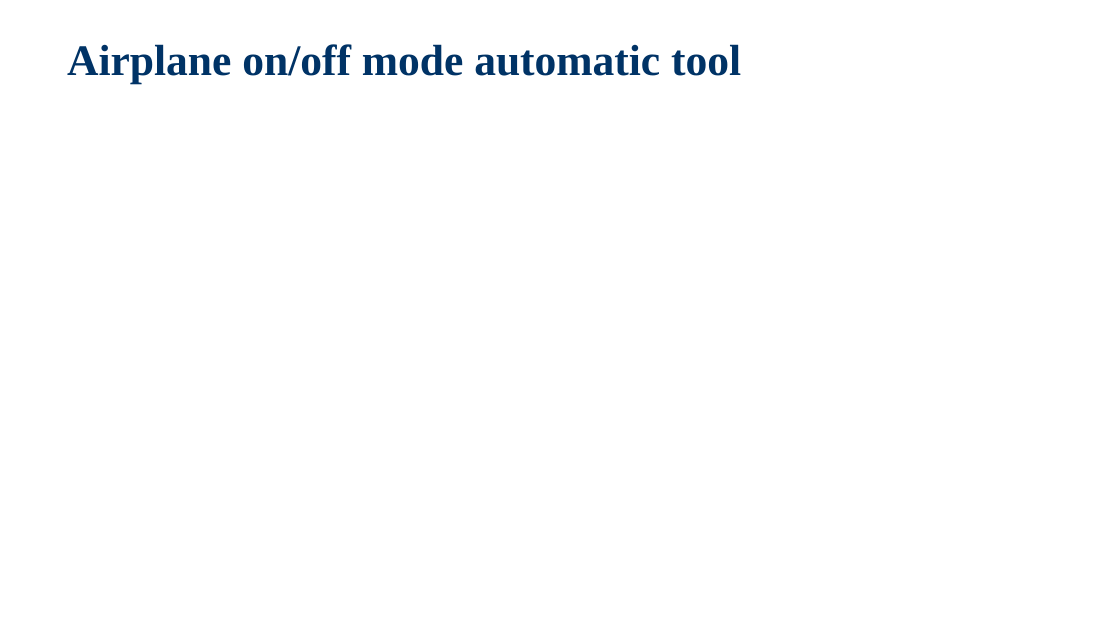
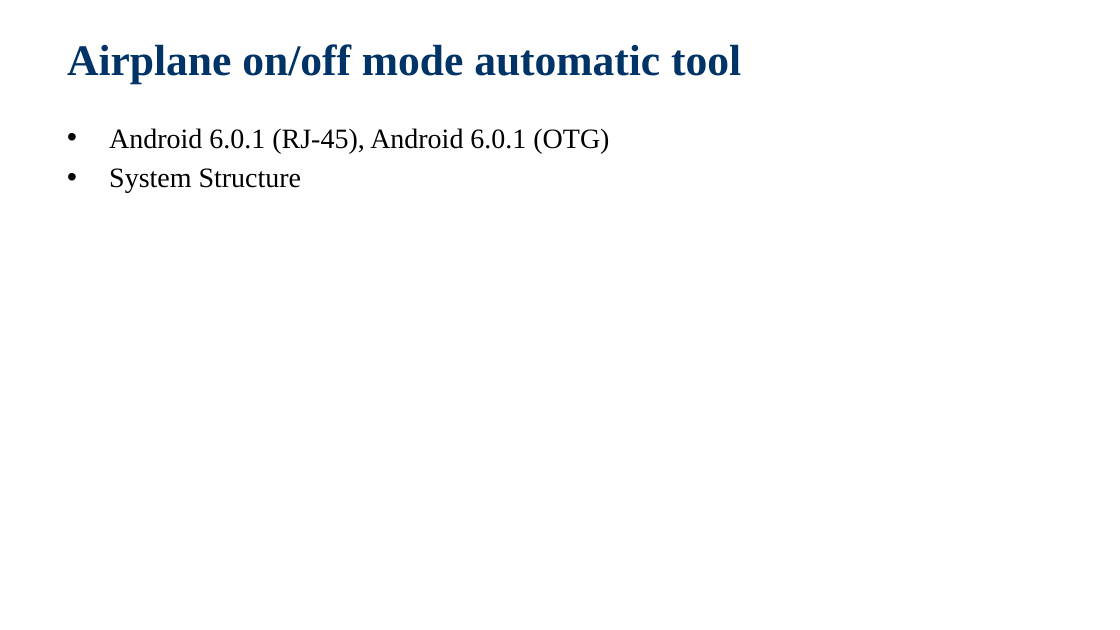
Before and after one commit to jackiejay888/automation, a slide deck: slide 12 of kpi/Test Automation_Demo.pptx. Drawn at 1120x630 pixels with LibreOffice and Linux fonts; fonts in the diff are those of the drawing; background and template pictures are left out. Boxes give left, top, right and bottom in pixels: in the first picture for what was removed or moved away, otherwise in the second. Text is boxed around its words. In the diff, an @@ line names an element or a change of style, - is before the commit and + after.

```diff
--- a/kpi/Test Automation_Demo.pptx
+++ b/kpi/Test Automation_Demo.pptx
@@ text added at bbox=[109, 128, 609, 193], 18 pt, text #000000 @@
+  • Android 6.0.1 (RJ-45), Android 6.0.1 (OTG)
+  • System Structure
```
Also in this commit, not shown: 7 other slides changed, 2 slides added, 6 other files.
